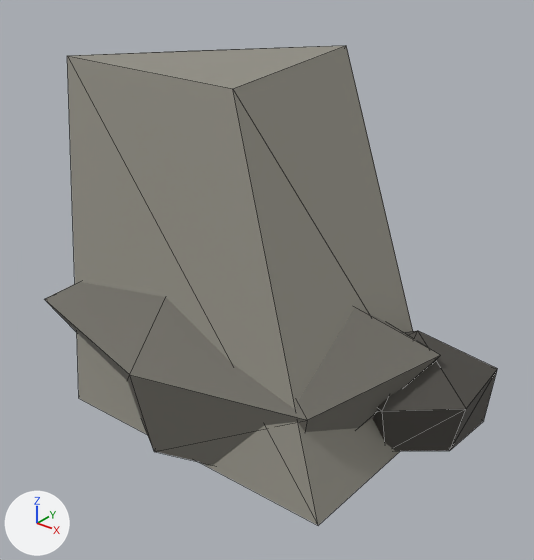
An edit to the glTF model assets/models/nature/rock_c.glb, drawn before and after from the same camera.
One viewpoint serves both versions: a camera (50 mm lens) standing at (27.3, -32.4, 28.5) and looking at (1.3, 0.1, 8.4). Arrows for +X, +Y and +Z are at lower left; the lights stay in place. The older version comes first. Mesh edges are drawn as thin lines. Where no turn or scale is listed for an object, it has been applied to the vertices. Vertices at exactly the same position are counted once.

Objects in the first picture: 'rock', 'rock.001', 'slab'.
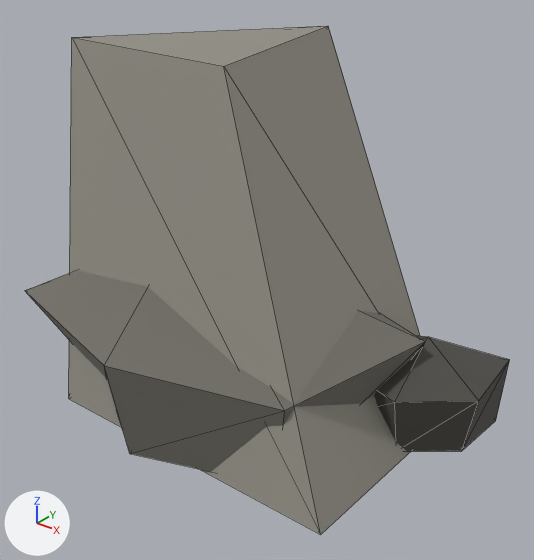
Patch to the scene script:
```diff
--- a/assets/models/nature/rock_c.glb.py
+++ b/assets/models/nature/rock_c.glb.py
@@ me_rock @@
-me_rock.from_pydata(...)  # 13 vertices, 22 faces; spans x -13.6..11.6, y -9.3..6.9, z -1.2..11.0
-me_rock.vertices[0].co = (8.1, 2.7, -1.2)
-me_rock.vertices[1].co = (-0.8, 5.6, -1.2)
-me_rock.vertices[2].co = (-7.5, 2.0, -1.2)
-me_rock.vertices[3].co = (-8.2, -4.0, -1.2)
-me_rock.vertices[4].co = (-1.2, -7.9, -1.2)  # pixel (154, 451)
-me_rock.vertices[5].co = (7.4, -4.9, -1.2)
-me_rock.vertices[6].co = (11.6, 4.1, 4.9)  # pixel (440, 355)
-me_rock.vertices[7].co = (-0.8, 6.9, 5.9)
-me_rock.vertices[8].co = (-13.0, 4.5, 4.5)
-me_rock.vertices[9].co = (-13.6, -6.2, 4.8)  # pixel (44, 299)
-me_rock.vertices[10].co = (-1.3, -9.3, 5.1)  # pixel (129, 374)
-me_rock.vertices[11].co = (8.5, -5.4, 4.2)  # pixel (307, 420)
-me_rock.vertices[12].co = (-4.0, 0.0, 11.0)
+me_rock.from_pydata(...)  # 13 vertices, 22 faces; spans x -14.6..10.6, y -10.2..6.8, z -1.2..10.0
+# me_rock part 1
+me_rock.vertices[0].co = (7.3, 2.5, -1.2)
+me_rock.vertices[1].co = (-1.8, 5.7, -1.2)
+me_rock.vertices[2].co = (-8.7, 1.7, -1.2)
+me_rock.vertices[3].co = (-9.4, -4.7, -1.2)
+me_rock.vertices[4].co = (-2.2, -9.0, -1.2)  # pixel (129, 453)
+me_rock.vertices[5].co = (6.7, -5.7, -1.2)
+me_rock.vertices[6].co = (10.6, 3.9, 5.6)  # pixel (425, 341)
+me_rock.vertices[7].co = (-1.8, 6.8, 6.7)
+me_rock.vertices[8].co = (-14.0, 4.3, 5.1)
+me_rock.vertices[9].co = (-14.6, -6.9, 5.4)  # pixel (24, 290)
+me_rock.vertices[10].co = (-2.3, -10.2, 5.8)  # pixel (104, 365)
+me_rock.vertices[11].co = (7.5, -6.1, 4.8)  # pixel (284, 410)
+me_rock.vertices[12].co = (-6.0, 0.0, 10.0)
 me_rock.materials.append(mat_stone)
@@ me_rock_001 @@
-me_rock_001.from_pydata(...)  # 13 vertices, 22 faces; spans x 4.77..13.9, y -0.16..9.58, z -1.2..5.5
-me_rock_001.vertices[0].co = (8.85, 9.58, -1.2)
-me_rock_001.vertices[1].co = (6.7, 6.07, -1.2)
-me_rock_001.vertices[2].co = (5.49, 2.18, -1.2)
-me_rock_001.vertices[3].co = (10.05, 1.09, -1.2)
-me_rock_001.vertices[4].co = (13.13, 3.61, -1.2)  # pixel (449, 450)
-me_rock_001.vertices[5].co = (13.51, 7.82, -1.2)  # pixel (483, 421)
-me_rock_001.vertices[6].co = (8.96, 8.84, 1.7)
-me_rock_001.vertices[7].co = (4.77, 6.81, 2.5)
-me_rock_001.vertices[8].co = (5.0, 1.84, 2.27)
-me_rock_001.vertices[9].co = (10.23, -0.16, 2.63)  # pixel (382, 411)
-me_rock_001.vertices[10].co = (13.9, 3.31, 2.49)  # pixel (466, 408)
-me_rock_001.vertices[11].co = (13.8, 8.02, 2.9)  # pixel (497, 368)
-me_rock_001.vertices[12].co = (9.5, 5.0, 5.5)  # pixel (417, 330)
+me_rock_001.from_pydata(...)  # 13 vertices, 22 faces; spans x 5.27..14.4, y 0.34..10.19, z -1.2..5.0
+# me_rock_001 part 2
+me_rock_001.vertices[0].co = (9.34, 10.19, -1.2)
+me_rock_001.vertices[1].co = (7.13, 6.6, -1.2)
+me_rock_001.vertices[2].co = (5.89, 2.61, -1.2)
+me_rock_001.vertices[3].co = (10.57, 1.49, -1.2)
+me_rock_001.vertices[4].co = (13.72, 4.07, -1.2)  # pixel (461, 451)
+me_rock_001.vertices[5].co = (14.11, 8.39, -1.2)  # pixel (495, 420)
+me_rock_001.vertices[6].co = (9.46, 9.34, 2.06)
+me_rock_001.vertices[7].co = (5.27, 7.31, 3.03)
+me_rock_001.vertices[8].co = (5.5, 2.34, 2.75)
+me_rock_001.vertices[9].co = (10.73, 0.34, 3.19)  # pixel (394, 402)
+me_rock_001.vertices[10].co = (14.4, 3.81, 3.02)  # pixel (478, 400)
+me_rock_001.vertices[11].co = (14.3, 8.52, 3.51)  # pixel (509, 359)
+me_rock_001.vertices[12].co = (10.0, 5.5, 5.0)  # pixel (428, 336)
 me_rock_001.materials.append(mat_stone_dark)
@@ me_cube @@
 # used by ob_slab; parent = ob_rock_c; location = (0.0, 0.0, 9.5); scale = (20.0, 13.0, 23.0)
-me_cube.from_pydata(...)  # 8 vertices, 12 faces; spans x -0.66..0.533, y -0.534..0.615, z -0.524..0.525
-me_cube.vertices[0].co = (-0.55, -0.474, -0.52)  # pixel (78, 398)
-me_cube.vertices[1].co = (-0.66, -0.167, 0.49)  # pixel (67, 55)
-me_cube.vertices[2].co = (-0.546, 0.458, -0.524)
-me_cube.vertices[3].co = (-0.582, 0.554, 0.461)  # pixel (187, 50)
-me_cube.vertices[4].co = (0.526, -0.534, -0.454)  # pixel (318, 525)
-me_cube.vertices[5].co = (-0.023, -0.055, 0.46)  # pixel (232, 88)
-me_cube.vertices[6].co = (0.533, 0.495, -0.486)
-me_cube.vertices[7].co = (0.067, 0.615, 0.525)  # pixel (346, 45)
+me_cube.from_pydata(...)  # 8 vertices, 12 faces; spans x -0.655..0.534, y -0.534..0.574, z -0.525..0.526
+# me_cube part 3
+me_cube.vertices[0].co = (-0.552, -0.474, -0.521)  # pixel (68, 398)
+me_cube.vertices[1].co = (-0.655, -0.088, 0.49)  # pixel (71, 37)
+me_cube.vertices[2].co = (-0.548, 0.457, -0.525)
+me_cube.vertices[3].co = (-0.574, 0.513, 0.459)
+me_cube.vertices[4].co = (0.527, -0.534, -0.451)  # pixel (320, 534)
+me_cube.vertices[5].co = (-0.098, 0.025, 0.458)  # pixel (223, 66)
+me_cube.vertices[6].co = (0.534, 0.495, -0.485)
+me_cube.vertices[7].co = (-0.004, 0.574, 0.526)  # pixel (328, 25)
 me_cube.materials.append(mat_stone_light)
@@ ob_slab @@
 ob_slab.parent = ob_rock_c
-ob_slab.location = (0.0, 0.0, 9.5)
-ob_slab.scale = (20.0, 13.0, 23.0)
+ob_slab.location = (0.0, 0.0, 10.0)
+ob_slab.scale = (21.0, 14.0, 24.0)
```

Boxes [x1, y1, x2, y2] around the edits, measured in the pictures (534 x 560 px):
'slab', reshaped, moved, rescaled (6% taller): before [67, 46, 413, 525]; after [69, 26, 420, 534]
'rock', reshaped: before [45, 282, 440, 465]; after [25, 270, 425, 472]
'rock.001', reshaped (8% wider): before [372, 331, 497, 451]; after [374, 335, 509, 451]
